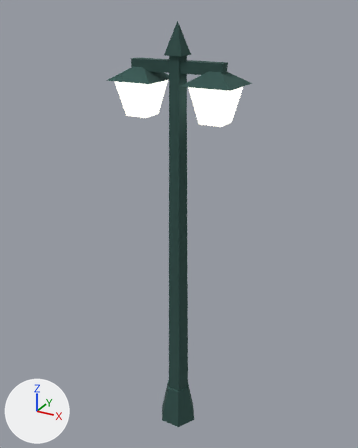
An edit to the glTF model client/public/assets/models/prop_lamp.glb, drawn before and after from the same camera.
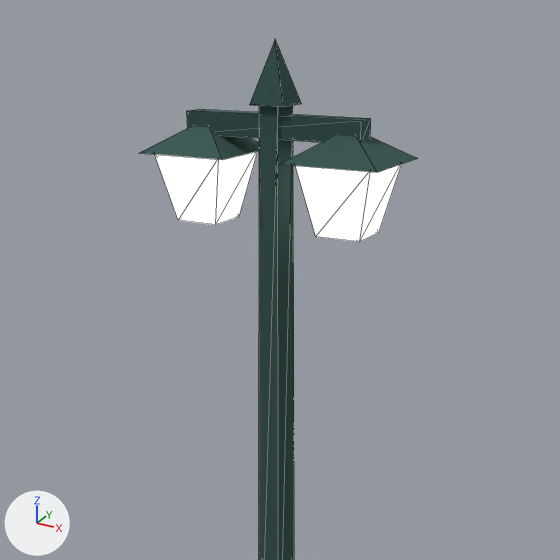
Each version is shown whole from a camera (50 mm lens) standing at (3.02, -5.45, 6.11) and looking at (-0.06, 0.14, 3.32), then close up on the part from 9% to 91% of the width and 0% to 66% of the height. Arrows for +X, +Y and +Z are at lower left; the lights stay in place. The last two pictures show the newer version. The close-ups show mesh edges as thin lines. Vertices at exactly the same position are counted once.

Objects in the first close-up: 'prop_lamp'.
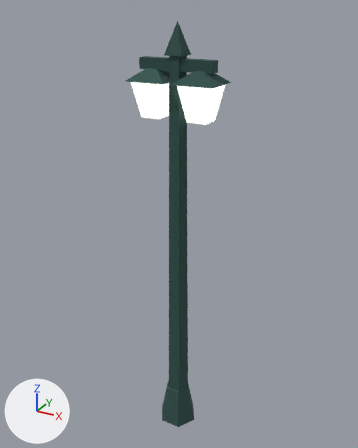
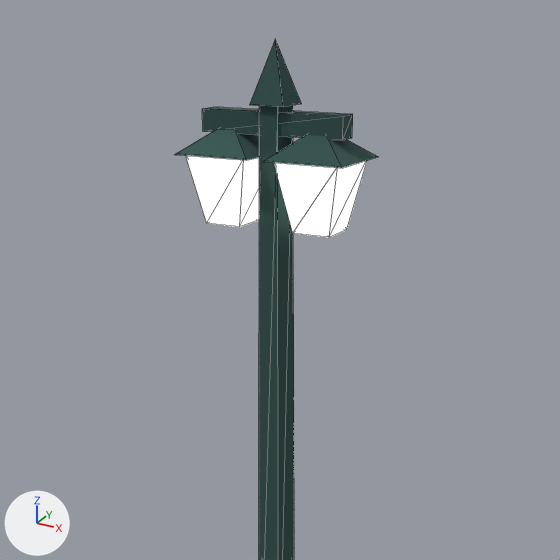
The change, as a list of edits to the scene's bpy script:
```text
Change me_prop_lamp:
    used by ob_prop_lamp; location = (0.0, 0.0, 0.0)
    remove me_prop_lamp.from_pydata(...)  # 61 vertices, 76 faces; spans x -0.84..0.84, y -0.32..0.32, z 0.0..5.96
    add me_prop_lamp.from_pydata(...)  # 61 vertices, 76 faces; spans x -0.6..0.6, y -0.27..0.27, z 0.0..5.96
    me_prop_lamp part 1: the loose piece of 8 vertices spanning x -0.62..0.62, y -0.07..0.07, z 5.38..5.52 is scaled about its middle by (0.806, 1, 1), then moved by (0.0, 0.0, 0.02)
    me_prop_lamp part 2: the loose piece of 5 vertices spanning x -0.84..-0.2, y -0.32..0.32, z 5.27..5.47 is scaled about its middle by (0.844, 0.844, 1), then moved by (0.19, 0.0, 0.0)
    me_prop_lamp part 3: the loose piece of 5 vertices spanning x 0.2..0.84, y -0.32..0.32, z 5.27..5.47 is scaled about its middle by (0.844, 0.844, 1), then moved by (-0.19, 0.0, 0.0)
    me_prop_lamp part 4: the loose piece of 8 vertices spanning x -0.77..-0.27, y -0.25..0.25, z 4.82..5.27 is scaled about its middle by (0.876, 0.876, 1), then moved by (0.19, 0.0, 0.0)
    me_prop_lamp part 5: the loose piece of 8 vertices spanning x 0.27..0.77, y -0.25..0.25, z 4.82..5.27 is scaled about its middle by (0.876, 0.876, 1), then moved by (-0.19, 0.0, 0.0)
```

Boxes [x1, y1, x2, y2] around the edits, measured in the close-ups (560 x 560 px; the box of a moved part takes in the faces that stretch with it):
'prop_lamp', reshaped
    before: [140, 39, 418, 560]
    after: [174, 39, 378, 560]
part 1 of me_prop_lamp, moved or reshaped
    before: [187, 109, 371, 142]
    after: [202, 107, 353, 140]
part 2 of me_prop_lamp, moved or reshaped
    before: [140, 126, 259, 160]
    after: [174, 129, 261, 160]
part 3 of me_prop_lamp, moved or reshaped
    before: [280, 135, 418, 172]
    after: [262, 135, 378, 168]
part 4 of me_prop_lamp, moved or reshaped
    before: [154, 151, 258, 225]
    after: [186, 156, 259, 227]
part 5 of me_prop_lamp, moved or reshaped
    before: [295, 164, 401, 242]
    after: [274, 161, 367, 237]
